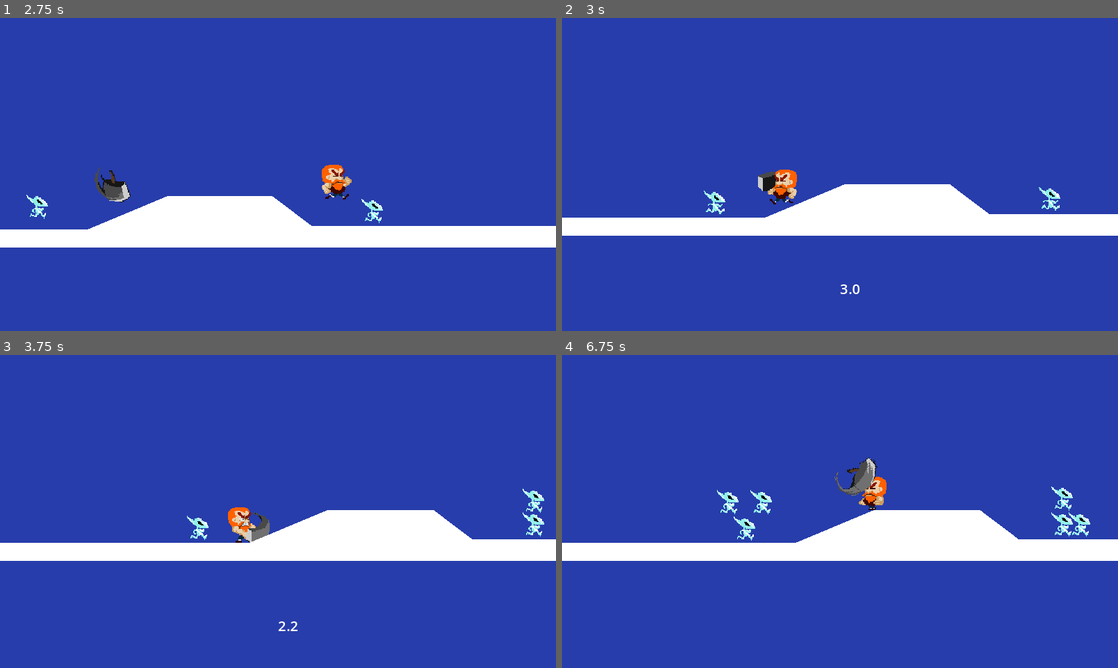
Above: before the commit, frames 1-4 (two rows, left to right).
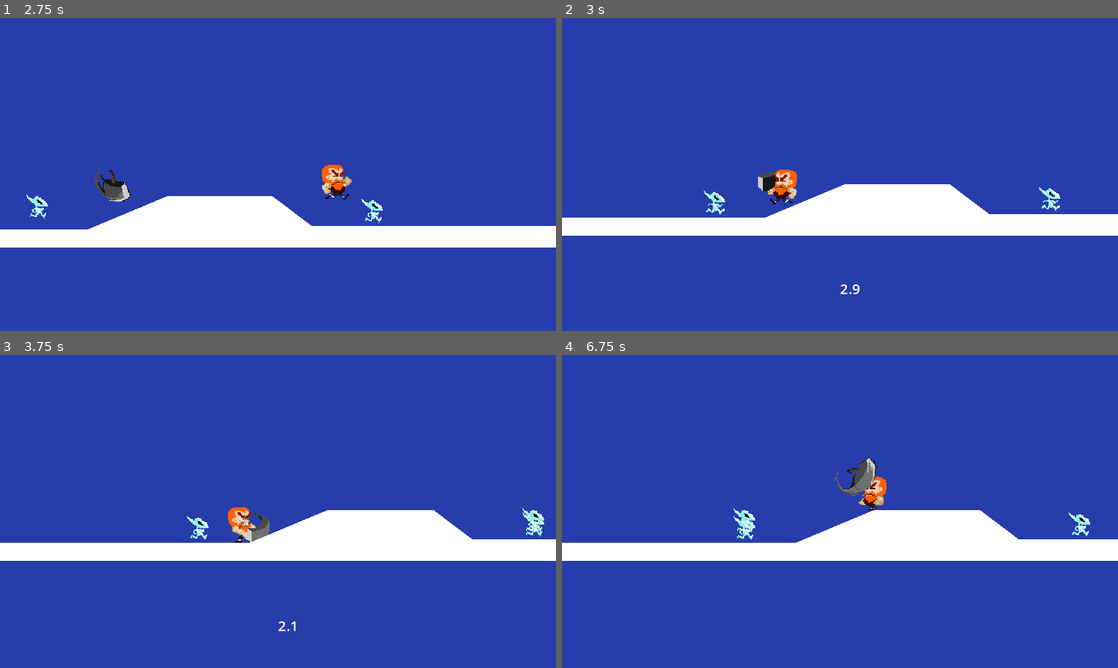
Above: after the commit, the same moments.

Repository: simonoNilssono/godot-project-thor
Game: Godot game, scene res://Scenes/main.tscn
Two runs of this game, one before a commit and one after it. Both use one fixed random seed, a clock stepped at 60 frames per second and the inputs below. The engine's default icon, where the game draws it, is replaced by a stand-in: a white triangle on a blue panel in a dark square.
Inputs (mouse positions are in pixels of both pictures, inside the frame that each line leads up to):
- Up to frame 1 (2.75 s): click "Play Game" at 0.5 s; move the mouse to (400, 158) at 1.27 s; press the mouse at (400, 158) at 1.28 s; hold D (Right) from 1.28 s (still down); tap W (Up) at 1.52, 2.27 s; move the mouse to (166, 190) at 2.02 s; release the mouse at (166, 190) at 2.03 s; right-click (166, 190) at 2.1 s
- Up to frame 2 (3 s): move the mouse to (895, 105) at 2.77 s; release D (Right) at 2.78 s; hold A (Left) from 2.78 s (still down); hold R (teleport2Hammer) from 2.78 s (still down)
- Up to frame 3 (3.75 s): move the mouse to (250, 574) at 3.52 s; release A (Left) at 3.53 s; release R (teleport2Hammer) at 3.53 s; hold D (Right) from 3.53 s (still down); click (250, 574) at 3.6 s
- Up to frame 4 (6.75 s): tap W (Up) at 3.77, 4.52, 5.27 s; move the mouse to (1006, 558) at 4.27 s; hold Right mouse button (Throw Hammer) 4.28-5.03 s; move the mouse to (673, 464) at 5.02 s; release D (Right) at 5.03 s; hold A (Left) 5.03-5.78 s; tap R (teleport2Hammer) at 5.1 s; move the mouse to (867, 511) at 5.77 s; press the mouse at (867, 511) at 5.78 s; hold D (Right) 5.78-6.53 s; move the mouse to (756, 433) at 6.52 s; release the mouse at (756, 433) at 6.53 s; hold A (Left) from 6.53 s (still down); right-click (756, 433) at 6.6 s

Frame 1 is identical in both runs. In frame 2, less than 0.1% of the frame differs, in the area x 50-54%, y 85-89%; in frame 3, 0.2%; in frame 4, 0.6%, in the area x 27-92%, y 42-60%.
Error in both runs: Invalid access to property or key 'position' on a base object of type 'null instance'. (res://Scripts/enemy.gd:37)

Commit message:
fixed some ui related to teleport timer

Diff:
--- a/Scenes/enemy.tscn
+++ b/Scenes/enemy.tscn
@@ -39,7 +39,7 @@
 }]
 
 [node name="Enemy" type="CharacterBody2D" groups=["Enemies"]]
-collision_layer = 5
+collision_layer = 4
 collision_mask = 3
 floor_constant_speed = true
 floor_snap_length = 2.0
--- a/Scenes/player_ui.tscn
+++ b/Scenes/player_ui.tscn
@@ -15,7 +15,8 @@
 layout_mode = 0
 offset_right = 40.0
 offset_bottom = 23.0
-text = "3"
+text = "
+"
 
 [node name="ThrowTimer" type="Timer" parent="."]
 wait_time = 0.1
--- a/Scripts/player_ui.gd
+++ b/Scripts/player_ui.gd
@@ -16,15 +16,18 @@
 func throwCooldown():
 	$ThrowTimer.start()
 	$ThrowCooldown.visible = true
+	$ThrowCooldown.text = "%.1f" % throwTime
 
 
 
 #set UI to countdown, reset after reaching 0
 func _on_throw_timer_timeout() -> void:
+	throwTime -= $ThrowTimer.wait_time
 	$ThrowCooldown.text = "%.1f" % throwTime
-	throwTime -= $ThrowTimer.wait_time
+	print(throwTime)
 
-	if throwTime < 0:
+	if throwTime < 0.0:
 		$ThrowCooldown.visible = false
 		$ThrowTimer.stop()
 		throwTime = 3.0
+		$ThrowCooldown.text = ""
